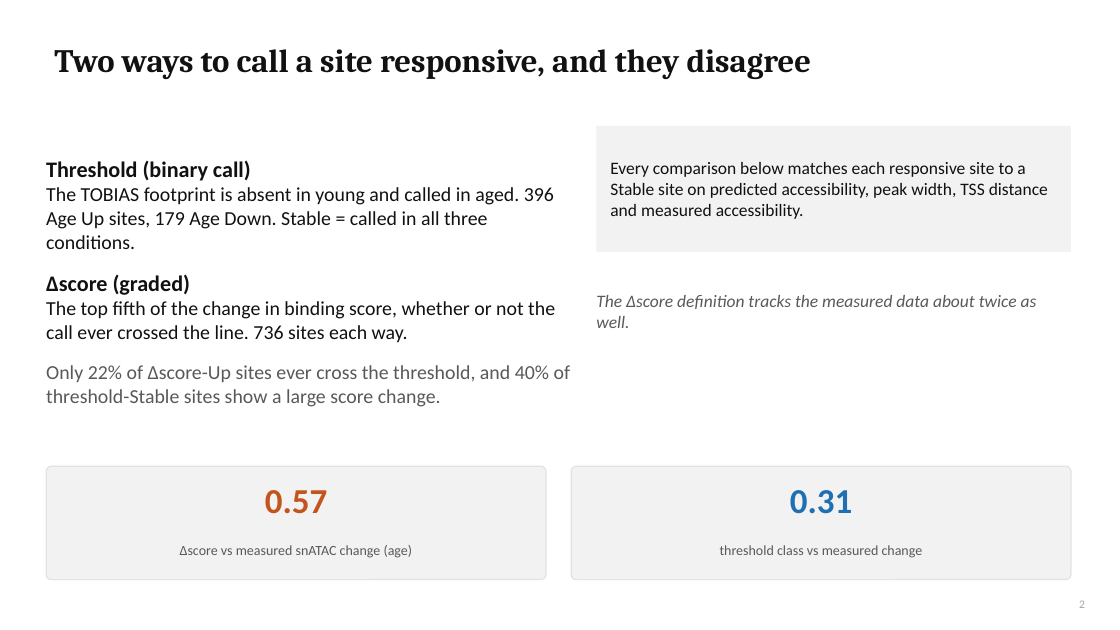
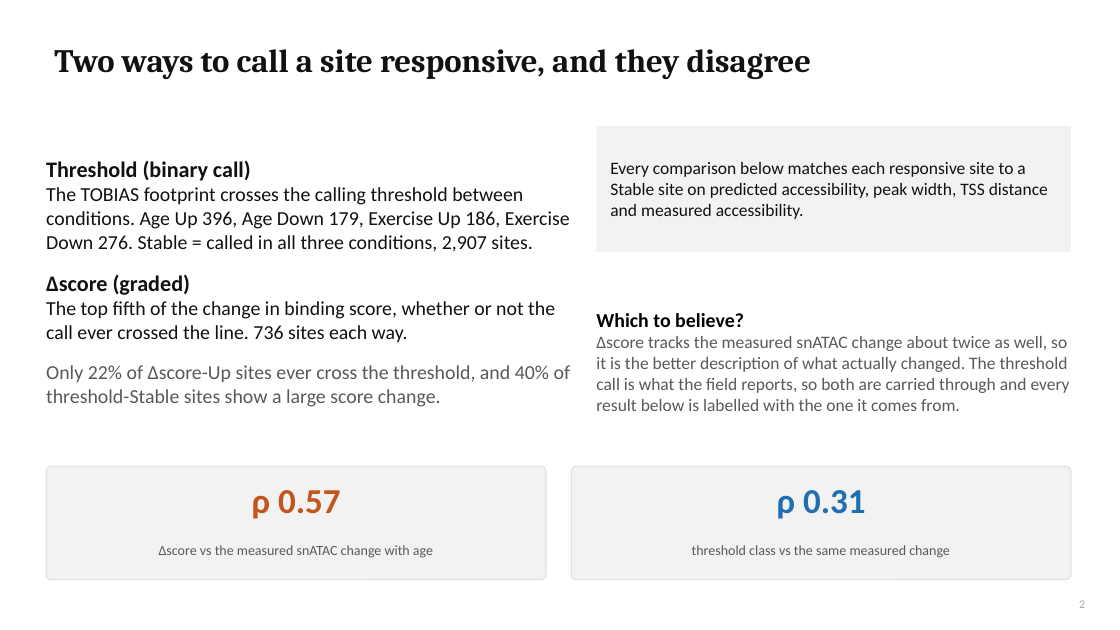
Before and after one commit to cytokine4242/Alpha_Genome_Ap1, a slide deck: slide 2 of Analysis/AP1_AlphaGenome_results.pptx. Drawn at 1120x630 pixels with LibreOffice and Linux fonts; fonts in the diff are those of the drawing. Boxes give left, top, right and bottom in pixels: in the first picture for what was removed or moved away, otherwise in the second. Text is boxed around its words. In the diff, an @@ line names an element or a change of style, - is before the commit and + after.

```diff
--- a/Analysis/AP1_AlphaGenome_results.pptx
+++ b/Analysis/AP1_AlphaGenome_results.pptx
@@ text at <box>46,187,570,252</box>: text changed @@
-The TOBIAS footprint is absent in young and called in aged. 396 Age Up sites, 179 Age Down. Stable = called in all three conditions.
+The TOBIAS footprint crosses the calling threshold between conditions. Age Up 396, Age Down 179, Exercise Up 186, Exercise Down 276. Stable = called in all three conditions, 2,907 sites.
@@ text at <box>596,313,1070,411</box>: text changed; italic off @@
-The Δscore definition tracks the measured data about twice as well.
+Which to believe?
+Δscore tracks the measured snATAC change about twice as well, so it is the better description of what actually changed. The threshold call is what the field reports, so both are carried through and every result below is labelled with the one it comes from.
@@ text at <box>252,490,340,519</box>: text changed @@
-0.57
+ρ 0.57
@@ text at <box>777,490,865,519</box>: text changed @@
-0.31
+ρ 0.31
@@ text at <box>159,545,433,558</box>: text changed @@
-Δscore vs measured snATAC change (age)
+Δscore vs the measured snATAC change with age
@@ text at <box>692,545,950,558</box>: text changed @@
-threshold class vs measured change
+threshold class vs the same measured change
```
Also in this commit, not shown: 3 other slides changed, 5 other files.
